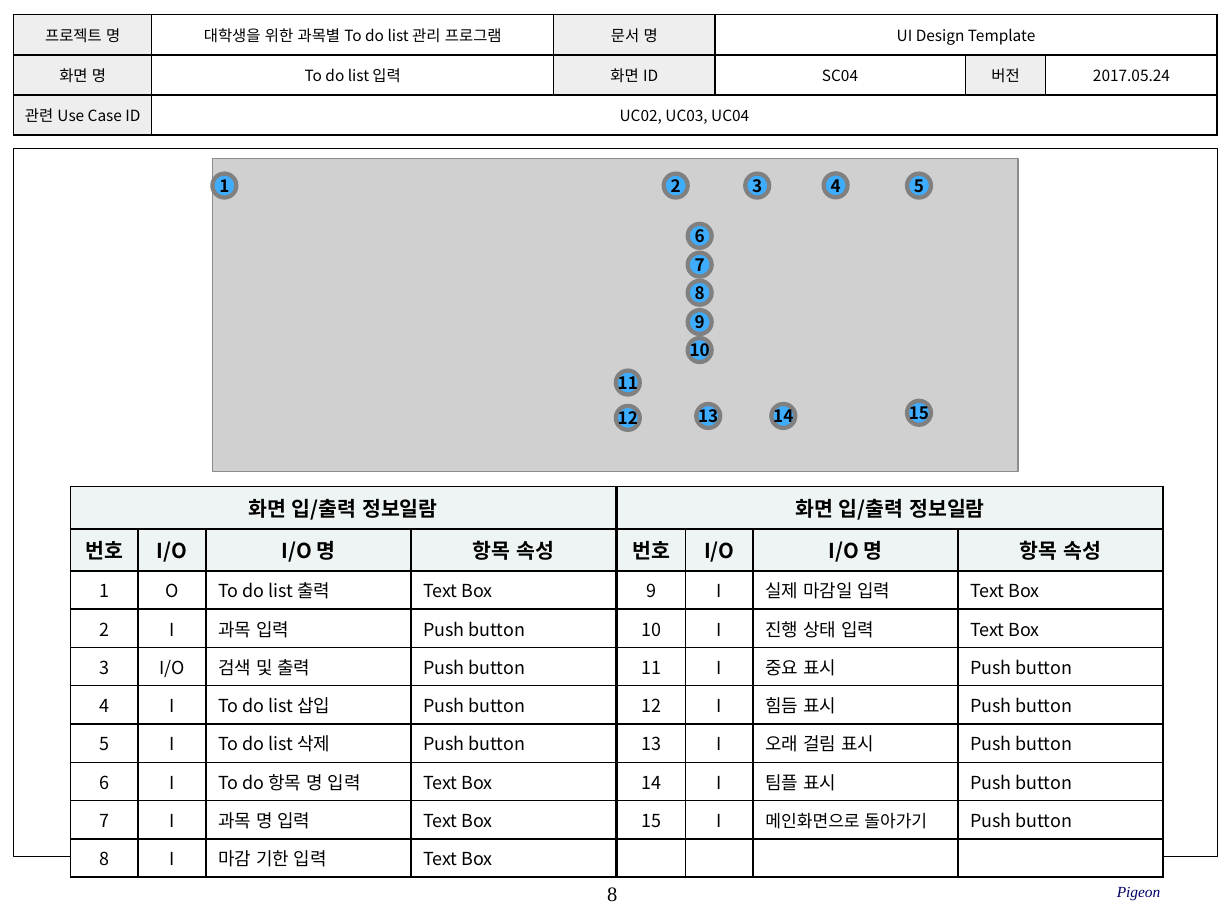
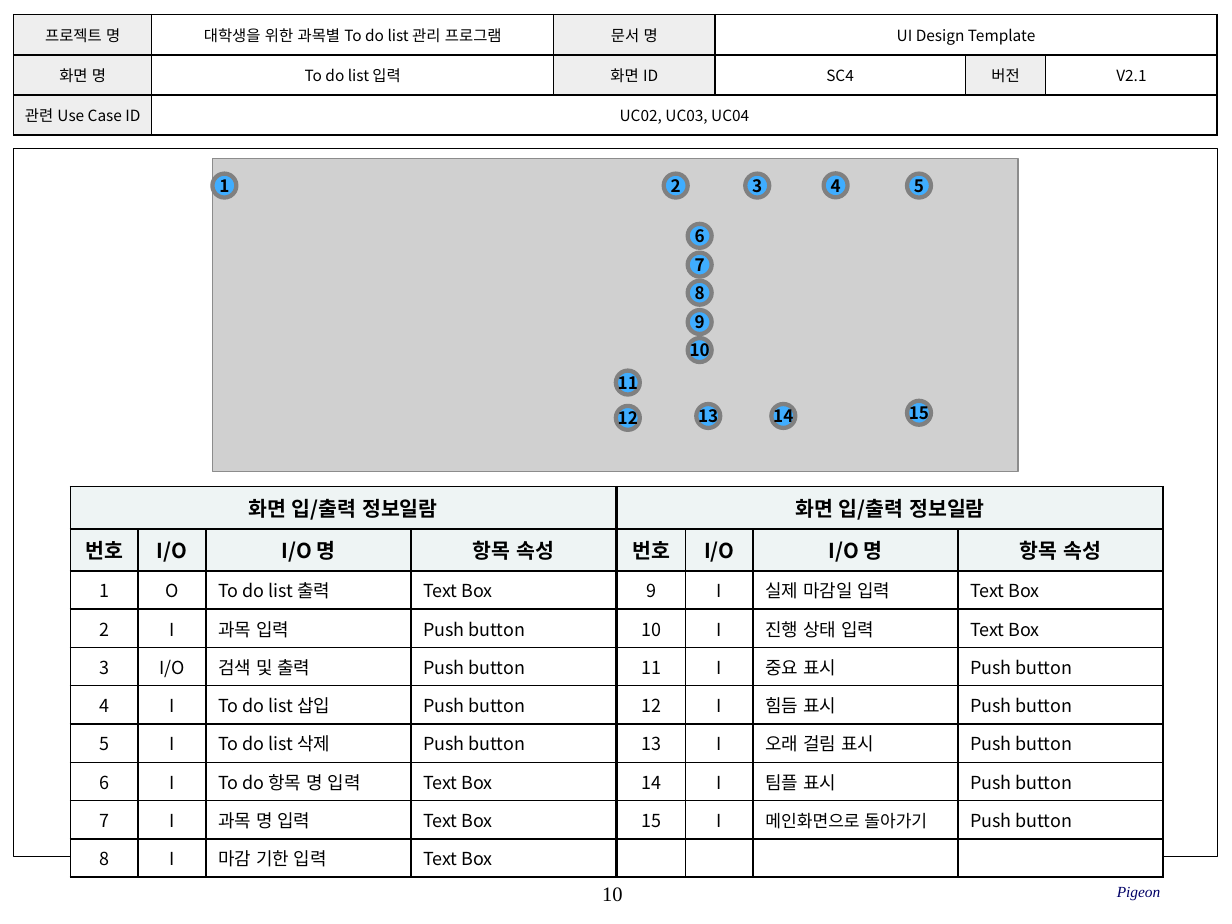
Before and after one commit to SE-admin/9, a slide deck: slide 10 of doc/3_ 설계서/UI Design Template_9_pigeon.pptx (slide 8 before the commit). Drawn at 1232x924 pixels with LibreOffice and Linux fonts; fonts in the diff are those of the drawing; grey boxes stand for pictures; background and template pictures are left out. Boxes give left, top, right and bottom in pixels: in the first picture for what was removed or moved away, otherwise in the second. Text is boxed around its words. In the diff, an @@ line names an element or a change of style, - is before the commit and + after.

```diff
--- a/doc/3_ 설계서/UI Design Template_9_pigeon.pptx
+++ b/doc/3_ 설계서/UI Design Template_9_pigeon.pptx
@@ table at [14, 15, 1216, 136] @@
-row 2, column 4: SC04
+row 2, column 4: SC4
-row 2, column 6: 2017.05.24
+row 2, column 6: V2.1
@@ page number at [602, 887, 622, 902]: text changed @@
-8
+10
```
Also in this commit, not shown: 10 other slides changed, 8 other files.
